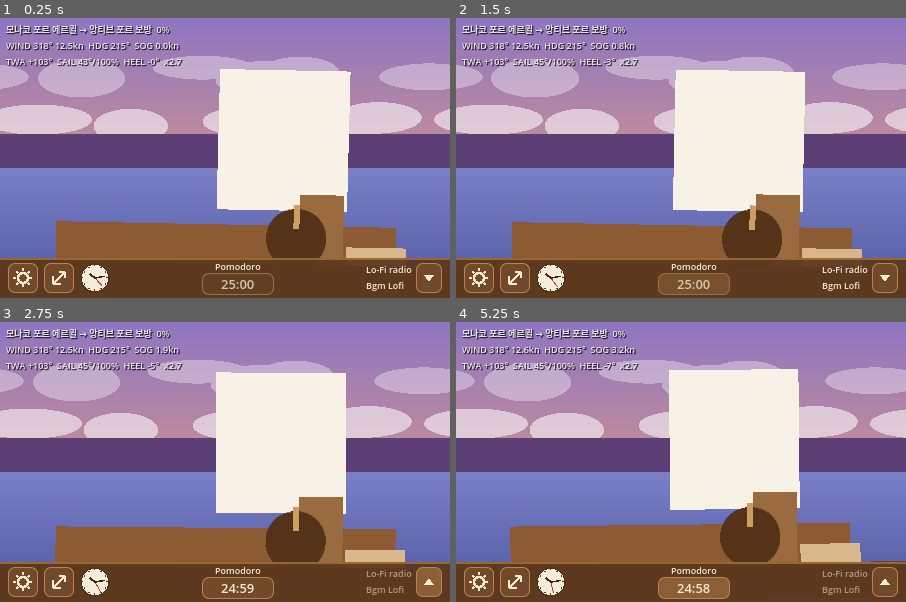
Above: before the commit, frames 1-4 (two rows, left to right).
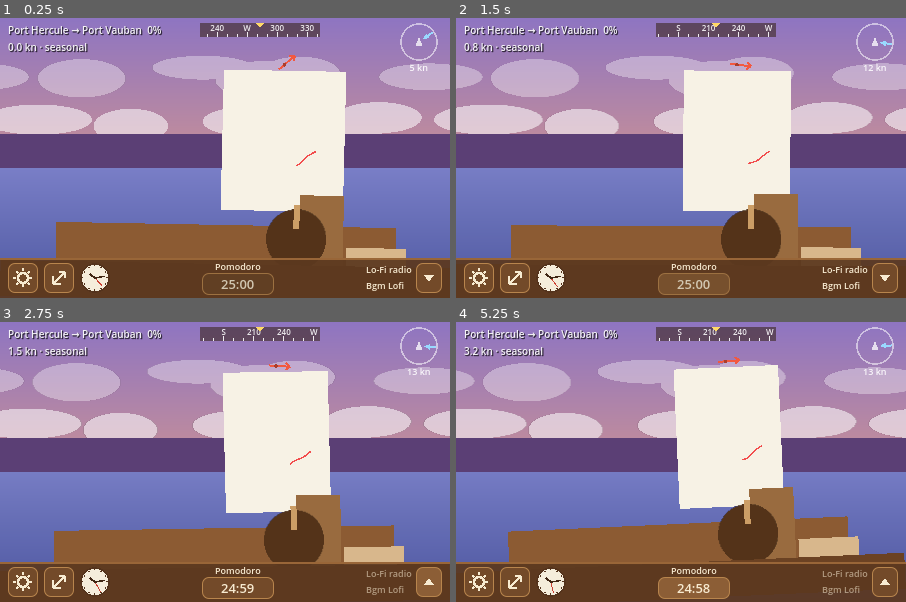
Above: after the commit, the same moments.

Repository: sscori-stack/sscori
Game: Godot game, scene res://scenes/main.tscn
The game is run twice, just before and just after one commit, with the same random seed, the same clock (stepped at 60 frames per second) and the same inputs.
Inputs (mouse positions are in pixels of both pictures, inside the frame that each line leads up to):
- Up to frame 1 (0.25 s): no input
- Up to frame 2 (1.5 s): click (514, 278) at 0.5 s; click "25:00" at 1.25 s
- Up to frame 3 (2.75 s): click (427, 582) at 2 s
- Up to frame 4 (5.25 s): click "24:59" at 2.75 s; click (514, 582) at 3.5 s; click "24:59" at 4.25 s; click "24:58" at 5 s

The runs differ from the first frame. In frame 1, 5.3% of the frame differs, in the area x 1-98%, y 1-83%; in frame 2, 7.2%; in frame 3, 8.0%; in frame 4, 9.5%, in the area x 1-100%, y 1-86%.

Commit message:
sailing-companion: 9단계 - 바람 시각화(돛·윈덱스·텔테일·힐·바다·구름) + 상단 HUD(항해 라벨·나침반 띠·풍향풍속)
- Sail: 돛 각도→폭, 펼침→높이·폭, 붐 방향(바람 반대쪽)으로 좌우 반전, 트림 불량·거스트 시 펄럭임
- Windex(마스트 상단 화살표), Telltale(리본 Line2D) 이 겉보기 바람을 따라감
- Boat: 시뮬레이션 힐을 화면 회전에 반영, 풍속에 따라 상하 진폭 증가
- 구름 속도·방향, 바다 색조가 바람에 반응. 파도 소리도 풍속/거스트에 따라 커짐
- 휠은 드래그 중이 아니면 시뮬레이션 타각을 따라 돌고, 배경 패럴랙스도 타각을 따름
- HUD: 항해 라벨(출발→도착·진행률·속도·바람 출처), 나침반 띠, 풍향/풍속 위젯(거스트 맥동). 디버그 라벨은 기본 숨김

Co-Authored-By: Claude Fable 5.1 <noreply@anthropic.com>
Claude-Session: https://claude.ai/code/session_01JyYEMB3CxvucBmerwAjVBW

Diff:
--- a/sailing-companion/scenes/main.tscn
+++ b/sailing-companion/scenes/main.tscn
@@ -15,6 +15,11 @@
 [ext_resource type="Script" path="res://scripts/ui/pomodoro.gd" id="13_pomodoro"]
 [ext_resource type="Script" path="res://scripts/ui/music_widget.gd" id="14_music"]
 [ext_resource type="PackedScene" path="res://scenes/ui/settings_popup.tscn" id="15_popup"]
+[ext_resource type="Script" path="res://scripts/boat/windex.gd" id="16_windex"]
+[ext_resource type="Script" path="res://scripts/boat/telltale.gd" id="17_telltale"]
+[ext_resource type="Script" path="res://scripts/ui/compass_strip.gd" id="18_compass"]
+[ext_resource type="Script" path="res://scripts/ui/wind_widget.gd" id="19_wind"]
+[ext_resource type="Script" path="res://scripts/ui/voyage_label.gd" id="20_voyage"]
 
 [sub_resource type="StyleBoxFlat" id="StyleBoxFlat_bar"]
 content_margin_left = 8.0
@@ -91,6 +96,14 @@
 placeholder_color = Color(0.97, 0.95, 0.9, 1)
 pivot_normalized = Vector2(0.5, 1)
 
+[node name="Windex" type="Node2D" parent="Boat"]
+position = Vector2(55, -236)
+script = ExtResource("16_windex")
+
+[node name="Telltale" type="Line2D" parent="Boat"]
+position = Vector2(88, -150)
+script = ExtResource("17_telltale")
+
 [node name="Deck" type="Sprite2D" parent="Boat"]
 position = Vector2(0, -5)
 script = ExtResource("2_placeholder")
@@ -158,6 +171,40 @@
 theme_override_constants/shadow_offset_x = 1
 theme_override_constants/shadow_offset_y = 1
 theme_override_font_sizes/font_size = 9
+
+[node name="Hud" type="Control" parent="UI"]
+anchors_preset = 15
+anchor_right = 1.0
+anchor_bottom = 1.0
+mouse_filter = 2
+
+[node name="VoyageLabel" type="Label" parent="UI/Hud"]
+offset_left = 8.0
+offset_top = 5.0
+offset_right = 200.0
+offset_bottom = 32.0
+theme_override_colors/font_color = Color(1, 1, 1, 0.92)
+theme_override_colors/font_shadow_color = Color(0, 0, 0, 0.55)
+theme_override_constants/shadow_offset_x = 1
+theme_override_constants/shadow_offset_y = 1
+theme_override_font_sizes/font_size = 10
+text = "Monaco → Antibes  0%
+0.0 kn"
+script = ExtResource("20_voyage")
+
+[node name="CompassStrip" type="Control" parent="UI/Hud"]
+offset_left = 200.0
+offset_top = 5.0
+offset_right = 320.0
+offset_bottom = 19.0
+script = ExtResource("18_compass")
+
+[node name="WindWidget" type="Control" parent="UI/Hud"]
+offset_left = 396.0
+offset_top = 5.0
+offset_right = 442.0
+offset_bottom = 55.0
+script = ExtResource("19_wind")
 
 [node name="UIBar" type="PanelContainer" parent="UI"]
 anchors_preset = 12
--- a/sailing-companion/scripts/autoload/audio_manager.gd
+++ b/sailing-companion/scripts/autoload/audio_manager.gd
@@ -20,6 +20,8 @@
 
 var _waves_mod_target: float = 0.0
 var _waves_mod: float = 0.0
+var _wind_db_target: float = 0.0
+var _wind_db: float = 0.0
 
 
 func _ready() -> void:
@@ -41,7 +43,8 @@
 	if waves.stream == null:
 		return
 	_waves_mod = lerpf(_waves_mod, _waves_mod_target, minf(1.0, delta * WAVES_MOD_SMOOTH))
-	waves.volume_db = _linear_db(Settings.ambient_volume) + _waves_mod
+	_wind_db = lerpf(_wind_db, _wind_db_target, minf(1.0, delta * 0.5))
+	waves.volume_db = _linear_db(Settings.ambient_volume) + _waves_mod + _wind_db
 
 
 # ---------------------------------------------------------------- 외부 API
@@ -49,6 +52,12 @@
 ## Main 이 매 프레임 Boat 의 상하 위상(-1~1)을 넘긴다.
 func set_wave_phase(normalized: float) -> void:
 	_waves_mod_target = clampf(normalized, -1.0, 1.0) * WAVES_MOD_DB
+
+
+## 풍속(노트)·거스트 세기(0~1)에 따라 파도 소리를 최대 +3dB/+2dB 키운다.
+func set_wind(speed_kn: float, gust_intensity: float) -> void:
+	var norm := clampf((speed_kn - 5.0) / 20.0, 0.0, 1.0)
+	_wind_db_target = norm * 3.0 + clampf(gust_intensity, 0.0, 1.0) * 2.0
 
 
 func set_ambient_volume(linear: float) -> void:
--- a/sailing-companion/scripts/boat/boat.gd
+++ b/sailing-companion/scripts/boat/boat.gd
@@ -19,8 +19,16 @@
 @export var pitch_amplitude: float = 0.004
 @export var pitch_period: float = 8.5
 
+@export_group("Wind/Heel")
+## 시뮬레이션 힐(도)을 화면 회전(도)으로 바꾸는 배율.
+@export var heel_visual_scale: float = 0.3
+## 풍속 25kn 일 때 상하 진폭 배율(5kn 일 때 1.0 에서 선형).
+@export var wind_bob_multiplier: float = 1.8
+
 ## 현재 상하 위상(-1 ~ 1). Sea, AudioManager 가 읽는다.
 var bob_normalized: float = 0.0
+## 현재 화면 힐(도), 부드럽게 따라감.
+var heel_visual: float = 0.0
 
 var _base_position: Vector2
 var _t: float = 0.0
@@ -33,14 +41,21 @@
 
 func _process(delta: float) -> void:
 	_t += delta
+	var wind_norm := 0.0
+	if Voyage.wind != null:
+		wind_norm = clampf((Voyage.wind.speed - 5.0) / 20.0, 0.0, 1.0)
+	var bob_mul := lerpf(1.0, wind_bob_multiplier, wind_norm)
 	var bob_main := sin(TAU * _t / bob_period)
 	var bob_sub := sin(TAU * _t / bob_period_2 + 1.3)
-	var bob_px := bob_main * bob_amplitude + bob_sub * bob_amplitude_2
+	var bob_px := (bob_main * bob_amplitude + bob_sub * bob_amplitude_2) * bob_mul
 	bob_normalized = clampf(bob_px / maxf(bob_amplitude + bob_amplitude_2, 0.001), -1.0, 1.0)
 
 	var roll_deg := sin(TAU * _t / roll_period + 0.7) * roll_amplitude_deg \
 		+ sin(TAU * _t / roll_period_2 + 2.1) * roll_amplitude_2_deg
 
+	if Voyage.sim != null:
+		heel_visual = lerpf(heel_visual, Voyage.sim.heel * heel_visual_scale, minf(1.0, delta * 1.5))
+
 	position = _base_position + Vector2(0.0, bob_px)
-	rotation = deg_to_rad(roll_deg)
+	rotation = deg_to_rad(roll_deg + heel_visual)
 	scale = Vector2(1.0, 1.0 + sin(TAU * _t / pitch_period + 0.4) * pitch_amplitude)
--- a/sailing-companion/scripts/boat/sail.gd
+++ b/sailing-companion/scripts/boat/sail.gd
@@ -1,12 +1,22 @@
 extends PlaceholderSprite
-## 돛. 바람에 아주 미세하게 펄럭이는 느낌(skew + scale.x 미세 변동).
+## 돛. 시뮬레이션의 돛 각도·펼침·트림 효율·거스트를 형상으로 표현한다.
+## - 붐이 있는 쪽(바람 반대쪽)으로 scale.x 부호가 바뀐다(태킹 때 마스트를 지나 넘어감)
+## - 시트를 당기면(각도 작음) 폭이 좁아지고, 풀면 넓어진다
+## - 펼침(furl)이 줄면 높이·폭이 줄어든다
+## - 트림이 나쁘거나 거스트면 펄럭임(skew)이 커진다
 
 @export var flutter_skew_deg: float = 0.6
 @export var flutter_period: float = 3.7
 @export var flutter_scale_x: float = 0.004
+## 형상 전환 속도(초당 비율).
+@export var shape_lerp_speed: float = 1.5
 
 var _base_scale: Vector2
 var _t: float = 0.0
+var _vis_side: float = -1.0
+var _vis_width: float = 1.0
+var _vis_furl: float = 1.0
+var _vis_luff: float = 0.0
 
 
 func _ready() -> void:
@@ -16,7 +26,22 @@
 
 func _process(delta: float) -> void:
 	_t += delta
+	var k := minf(1.0, delta * shape_lerp_speed)
+	var sim: SailingSim = Voyage.sim
+	if sim != null:
+		var twa := sim.true_wind_angle()
+		var side_target := -1.0 if twa > 0.0 else 1.0
+		_vis_side = lerpf(_vis_side, side_target, k)
+		_vis_width = lerpf(_vis_width, 0.35 + 0.65 * sin(deg_to_rad(clampf(sim.sail_angle, 0.0, 90.0))), k)
+		_vis_furl = lerpf(_vis_furl, sim.sail_furl, k)
+		var eff := SailingSim.trim_efficiency(absf(twa), sim.sail_angle)
+		var luff_target := (1.0 - eff) * 1.5 + Voyage.wind.gust_intensity * 0.8
+		_vis_luff = lerpf(_vis_luff, luff_target, minf(1.0, delta * 3.0))
+
 	var a := sin(TAU * _t / flutter_period)
 	var b := sin(TAU * _t / (flutter_period * 0.53) + 0.9)
-	skew = deg_to_rad(flutter_skew_deg) * (a * 0.7 + b * 0.3)
-	scale = _base_scale * Vector2(1.0 + flutter_scale_x * b, 1.0)
+	var fast := sin(TAU * _t / 0.45) * _vis_luff   # 펄럭임: 빠른 떨림
+	skew = deg_to_rad(flutter_skew_deg) * (a * 0.7 + b * 0.3) * (1.0 + 3.0 * _vis_luff) + deg_to_rad(1.2) * fast
+	var width := _vis_width * (0.6 + 0.4 * _vis_furl) * (1.0 + flutter_scale_x * b)
+	var height := 0.55 + 0.45 * _vis_furl
+	scale = _base_scale * Vector2(_vis_side * width, height)
--- /dev/null
+++ b/sailing-companion/scripts/boat/telltale.gd
@@ -0,0 +1,43 @@
+extends Line2D
+## 슈라우드에 매단 리본(텔테일). 겉보기 바람 방향으로 흐르며 세기에 따라 펄럭인다.
+
+@export var segments: int = 6
+@export var segment_length: float = 4.0
+@export var color: Color = Color(0.95, 0.3, 0.3)
+
+var _t: float = 0.0
+
+
+func _ready() -> void:
+	width = 1.5
+	default_color = color
+	joint_mode = Line2D.LINE_JOINT_ROUND
+	end_cap_mode = Line2D.LINE_CAP_ROUND
+	_rebuild(0.0, 0.0, 0.0)
+
+
+func _process(delta: float) -> void:
+	_t += delta
+	var sim: SailingSim = Voyage.sim
+	if sim == null:
+		return
+	var aw: Array = sim.apparent_wind()
+	var awa: float = deg_to_rad(aw[0])
+	var strength: float = clampf(aw[1] / 20.0, 0.15, 1.0)
+	_rebuild(awa, strength, Voyage.wind.gust_intensity)
+
+
+func _rebuild(awa: float, strength: float, gust: float) -> void:
+	# 바람이 우현(양수)에서 오면 리본은 좌현(-x)으로 흐른다. 앞/뒤에서 오면 아래로 처진다.
+	var lateral := -sin(awa)
+	var dir := Vector2(lateral * strength, 0.25 + (1.0 - absf(lateral)) * 0.5 + (1.0 - strength) * 0.4).normalized()
+	var perp := Vector2(-dir.y, dir.x)
+	var pts := PackedVector2Array()
+	var p := Vector2.ZERO
+	pts.append(p)
+	for i in segments:
+		var phase := _t * (5.0 + 6.0 * strength + 4.0 * gust) - i * 0.9
+		var amp := (0.6 + 2.0 * strength + 1.5 * gust) * (float(i + 1) / segments)
+		p += dir * segment_length
+		pts.append(p + perp * sin(phase) * amp)
+	points = pts
--- a/sailing-companion/scripts/boat/wheel.gd
+++ b/sailing-companion/scripts/boat/wheel.gd
@@ -12,6 +12,8 @@
 @export var hit_radius: float = 32.0
 
 var is_dragging: bool = false
+## 드래그 중이 아닐 때 휠이 따라갈 목표 각(라디안). 선장/오토파일럿의 타각을 Main 이 넣어준다.
+var external_target: float = 0.0
 
 var _angle: float = 0.0
 var _last_mouse_angle: float = 0.0
@@ -54,11 +56,11 @@
 
 
 func _process(delta: float) -> void:
-	if not is_dragging and _angle != 0.0:
-		# return_time 안에 사실상 0 에 수렴하는 지수 감쇠 lerp
-		_angle = lerpf(_angle, 0.0, minf(1.0, delta * 4.0 / maxf(return_time, 0.01)))
-		if absf(_angle) < 0.0005:
-			_angle = 0.0
+	if not is_dragging and _angle != external_target:
+		# return_time 안에 사실상 목표에 수렴하는 지수 감쇠 lerp
+		_angle = lerpf(_angle, external_target, minf(1.0, delta * 4.0 / maxf(return_time, 0.01)))
+		if absf(_angle - external_target) < 0.0005:
+			_angle = external_target
 	rotation = _angle
 	var heading := _angle / deg_to_rad(max_angle_deg)
 	if heading != _last_emitted:
--- /dev/null
+++ b/sailing-companion/scripts/boat/windex.gd
@@ -0,0 +1,42 @@
+extends Node2D
+## 마스트 꼭대기 풍향 화살표(윈덱스). 겉보기 풍향(AWA)을 가리킨다: 화살촉이 바람이 불어오는 쪽.
+## windex.png 가 있으면 스프라이트(위쪽이 화살촉), 없으면 _draw 로 그린다.
+
+@export var texture_path: String = "res://assets/art/windex.png"
+@export var art_scale: float = 0.5
+@export var length: float = 14.0
+@export var color: Color = Color(0.95, 0.35, 0.25)
+@export var turn_speed: float = 2.5
+
+var _sprite: Sprite2D
+var _angle: float = 0.0
+
+
+func _ready() -> void:
+	if texture_path != "" and ResourceLoader.exists(texture_path, "Texture2D"):
+		_sprite = Sprite2D.new()
+		_sprite.texture = load(texture_path)
+		_sprite.scale = Vector2.ONE * art_scale
+		add_child(_sprite)
+
+
+func _process(delta: float) -> void:
+	var sim: SailingSim = Voyage.sim
+	if sim == null:
+		return
+	var awa: float = sim.apparent_wind()[0]
+	_angle = lerp_angle(_angle, deg_to_rad(awa), minf(1.0, delta * turn_speed))
+	rotation = _angle
+	if _sprite == null:
+		queue_redraw()
+
+
+func _draw() -> void:
+	if _sprite != null:
+		return
+	# 위(-y) = 뱃머리. 회전은 AWA 만큼: 양수(우현)면 시계방향.
+	var tip := Vector2(0, -length)
+	draw_line(Vector2(0, length * 0.5), tip, color, 2.0)
+	draw_line(tip, tip + Vector2(-3.5, 4.5), color, 2.0)
+	draw_line(tip, tip + Vector2(3.5, 4.5), color, 2.0)
+	draw_circle(Vector2.ZERO, 1.8, color.darkened(0.3))
--- a/sailing-companion/scripts/layers/scroll_layer.gd
+++ b/sailing-companion/scripts/layers/scroll_layer.gd
@@ -10,6 +10,7 @@
 @export var extra_width: float = 20.0
 
 var _scroll: float = 0.0
+var _wind_factor: float = 1.0
 var _base_position: Vector2
 var _tex_width: float = 1.0
 
@@ -29,7 +30,12 @@
 
 
 func _process(delta: float) -> void:
-	_scroll = fmod(_scroll + scroll_speed * delta / scale.x, _tex_width)
+	# 풍속에 비례해 빨라지고, 바람이 우현(TWA>0)에서 오면 왼쪽으로(양수), 좌현이면 오른쪽으로 흐른다.
+	if Voyage.sim != null:
+		var lateral := sin(deg_to_rad(Voyage.sim.true_wind_angle()))
+		var target := (0.4 + 0.06 * Voyage.wind.speed) * clampf(lateral * 2.0, -1.0, 1.0)
+		_wind_factor = lerpf(_wind_factor, target, minf(1.0, delta * 0.2))
+	_scroll = fposmod(_scroll + scroll_speed * _wind_factor * delta / scale.x, _tex_width)
 	region_rect.position.x = _scroll
 	var heading := SailingMain.instance.heading if SailingMain.instance else 0.0
 	position.x = _base_position.x - parallax_px - extra_width * 0.5 - heading * parallax_px
--- a/sailing-companion/scripts/layers/sea.gd
+++ b/sailing-companion/scripts/layers/sea.gd
@@ -7,6 +7,9 @@
 @export var counter_amplitude: float = 1.5
 ## heading = ±1 일 때 좌우 최대 픽셀.
 @export var parallax_px: float = 60.0
+
+## 강풍일 때 섞을 색(채도 낮고 살짝 어두운 바다).
+@export var strong_wind_tint: Color = Color(0.8, 0.84, 0.92)
 
 var _base_position: Vector2
 
@@ -22,3 +25,6 @@
 		bob = boat.bob_normalized
 	var heading := SailingMain.instance.heading if SailingMain.instance else 0.0
 	position = _base_position + Vector2(-heading * parallax_px, -bob * counter_amplitude)
+	if Voyage.wind != null:
+		var wind_norm := clampf((Voyage.wind.speed - 5.0) / 20.0, 0.0, 1.0)
+		modulate = modulate.lerp(Color.WHITE.lerp(strong_wind_tint, wind_norm * 0.6), minf(1.0, _delta * 0.5))
--- a/sailing-companion/scripts/main.gd
+++ b/sailing-companion/scripts/main.gd
@@ -8,8 +8,8 @@
 const FPS_ACTIVE := 30
 const FPS_IDLE := 15
 const AUTOPILOT_IDLE_SECONDS := 20.0
-## 오토파일럿 중 heading 이 0 으로 되돌아가는 속도(초당 비율).
-const AUTOPILOT_RETURN_RATE := 0.15
+## 시뮬레이션 타각(-1~1)을 휠 회전각(도)으로 바꾸는 배율.
+const WHEEL_DEG_PER_RUDDER := 60.0
 
 ## 다른 노드가 참조할 수 있는 단일 인스턴스 (씬은 하나뿐이다).
 static var instance: SailingMain
@@ -22,13 +22,14 @@
 var idle_seconds: float = 0.0
 ## 입력 없이 AUTOPILOT_IDLE_SECONDS 이상 지나면 true.
 var autopilot_active: bool = false
-## 항해 상태 디버그 라벨 표시 여부(9단계에서 정식 위젯으로 대체 예정).
-@export var show_voyage_debug: bool = true
+## 항해 상태 디버그 라벨 표시 여부(HUD 위젯이 대체했으므로 기본 꺼짐).
+@export var show_voyage_debug: bool = false
 
 var _debug_label: Label
 var _debug_timer: float = 0.0
 
 var _boat: Boat
+var _wheels: Array = []
 var _wheel_heading: float = 0.0
 var _wheel_dragging: bool = false
 
@@ -44,7 +45,8 @@
 	_setup_window()
 	_update_fps()
 	_boat = get_tree().get_first_node_in_group("boat") as Boat
-	for wheel in get_tree().get_nodes_in_group("wheel"):
+	_wheels = get_tree().get_nodes_in_group("wheel")
+	for wheel in _wheels:
 		wheel.heading_changed.connect(_on_wheel_heading_changed.bind(wheel))
 
 
@@ -122,11 +124,17 @@
 	time_elapsed += delta
 	idle_seconds += delta
 	autopilot_active = idle_seconds >= AUTOPILOT_IDLE_SECONDS
-	if autopilot_active and not _wheel_dragging:
-		# 휠은 이미 스스로 복귀하지만, 오토파일럿은 등대 방향(0)을 아주 천천히 유지한다.
-		heading = lerpf(heading, 0.0, minf(1.0, delta * AUTOPILOT_RETURN_RATE))
-	else:
+	var sim: SailingSim = Voyage.sim
+	if _wheel_dragging:
 		heading = _wheel_heading
+	elif sim != null:
+		# 배경 패럴랙스는 실제 타각을 따라간다(선장이 휠을 돌리면 화면도 돈다).
+		heading = lerpf(heading, clampf(sim.rudder, -1.0, 1.0) * 0.8, minf(1.0, delta * 2.0))
+	if sim != null:
+		var wheel_target := deg_to_rad(sim.rudder * WHEEL_DEG_PER_RUDDER)
+		for wheel in _wheels:
+			wheel.external_target = wheel_target
+		AudioManager.set_wind(Voyage.wind.speed, Voyage.wind.gust_intensity)
 	if _boat != null:
 		AudioManager.set_wave_phase(_boat.bob_normalized)
 	_update_debug_label(delta)
--- /dev/null
+++ b/sailing-companion/scripts/ui/compass_strip.gd
@@ -0,0 +1,60 @@
+extends Control
+## 상단 나침반 띠. 현재 방위(COG)를 중앙에, 10° 눈금과 30° 라벨을 좌우로 보여준다.
+
+@export var degrees_visible: float = 120.0
+@export var text_color: Color = Color(1, 1, 1, 0.9)
+@export var bg_color: Color = Color(0.2, 0.12, 0.06, 0.55)
+
+var _heading: float = 0.0
+var _shown: float = -1.0
+
+
+func _ready() -> void:
+	mouse_filter = Control.MOUSE_FILTER_IGNORE
+
+
+func _process(delta: float) -> void:
+	var sim: SailingSim = Voyage.sim
+	if sim == null:
+		return
+	_heading = _lerp_angle_deg(_heading, sim.heading, minf(1.0, delta * 3.0))
+	if absf(wrapf(_heading - _shown, -180.0, 180.0)) > 0.2:
+		_shown = _heading
+		queue_redraw()
+
+
+func _draw() -> void:
+	var w := size.x
+	var h := size.y
+	draw_rect(Rect2(0, 0, w, h), bg_color)
+	var font := get_theme_default_font()
+	var px_per_deg := w / degrees_visible
+	var start := _heading - degrees_visible * 0.5
+	var first := int(floor(start / 10.0)) * 10
+	for d in range(first, first + int(degrees_visible) + 20, 10):
+		var x := (d - start) * px_per_deg
+		if x < 0.0 or x > w:
+			continue
+		var deg := wrapi(d, 0, 360)
+		var major := deg % 30 == 0
+		draw_line(Vector2(x, h), Vector2(x, h - (5.0 if major else 2.5)), text_color, 1.0)
+		if major:
+			var label := _label_for(deg)
+			var size_px := font.get_string_size(label, HORIZONTAL_ALIGNMENT_CENTER, -1, 8)
+			draw_string(font, Vector2(x - size_px.x * 0.5, h - 6.0), label, HORIZONTAL_ALIGNMENT_LEFT, -1, 8, text_color)
+	# 중앙 마커
+	var cx := w * 0.5
+	draw_colored_polygon(PackedVector2Array([Vector2(cx - 4, 0), Vector2(cx + 4, 0), Vector2(cx, 5)]), Color(1.0, 0.85, 0.4))
+
+
+static func _label_for(deg: int) -> String:
+	match deg:
+		0: return "N"
+		90: return "E"
+		180: return "S"
+		270: return "W"
+	return str(deg)
+
+
+static func _lerp_angle_deg(from: float, to: float, weight: float) -> float:
+	return wrapf(from + wrapf(to - from, -180.0, 180.0) * weight, 0.0, 360.0)
--- /dev/null
+++ b/sailing-companion/scripts/ui/voyage_label.gd
@@ -0,0 +1,40 @@
+extends Label
+## 항해 요약: "출발 → 도착 · 진행률" / "속도 · 바람 출처". 정박 중엔 남은 시간.
+
+var _timer: float = 0.0
+
+
+func _ready() -> void:
+	mouse_filter = Control.MOUSE_FILTER_IGNORE
+	_refresh()
+
+
+func _process(delta: float) -> void:
+	_timer -= delta
+	if _timer <= 0.0:
+		_timer = 1.0
+		_refresh()
+
+
+func _refresh() -> void:
+	var sim: SailingSim = Voyage.sim
+	if sim == null:
+		return
+	var ko := UiTheme.korean_font_available
+	var a: Dictionary = Marinas.get_marina(sim.start_id)
+	var b: Dictionary = Marinas.get_marina(sim.end_id)
+	var name_a: String = a.get("name_ko" if ko else "name", sim.start_id)
+	var name_b: String = b.get("name_ko" if ko else "name", sim.end_id)
+	if not ko:
+		name_a = name_a.get_slice(",", 0)
+		name_b = name_b.get_slice(",", 0)
+	var line1: String
+	var line2: String
+	if Voyage.moored:
+		line1 = ("%s 정박 중" if ko else "Moored at %s") % name_b
+		line2 = ("다음 출항까지 %d분" if ko else "Departing in %d min") % maxi(1, int(ceil(Voyage.dwell_remaining / 60.0)))
+	else:
+		line1 = "%s → %s  %d%%" % [name_a, name_b, int(sim.progress() * 100.0)]
+		var src := "live" if Voyage.wind.source == "api" else ("계절풍" if ko else "seasonal")
+		line2 = "%.1f kn · %s%s" % [sim.speed_kn, src, ("  태킹" if ko else "  tacking") if sim.tacking else ""]
+	text = line1 + "\n" + line2
--- /dev/null
+++ b/sailing-companion/scripts/ui/wind_widget.gd
@@ -0,0 +1,50 @@
+extends Control
+## 풍향·풍속 위젯. 배를 위쪽으로 두고 겉보기 풍향 화살표(바람이 불어오는 쪽에서 중심으로)를 그리고,
+## 아래에 진풍속(노트)을 쓴다. 거스트 중엔 테두리가 따뜻한 색으로 맥동한다.
+
+@export var text_color: Color = Color(1, 1, 1, 0.9)
+@export var ring_color: Color = Color(1, 1, 1, 0.55)
+@export var gust_color: Color = Color(1.0, 0.75, 0.35)
+@export var arrow_color: Color = Color(0.6, 0.85, 1.0)
+
+var _awa: float = 0.0
+var _speed: float = 0.0
+var _gust: float = 0.0
+var _t: float = 0.0
+
+
+func _ready() -> void:
+	mouse_filter = Control.MOUSE_FILTER_IGNORE
+
+
+func _process(delta: float) -> void:
+	_t += delta
+	var sim: SailingSim = Voyage.sim
+	if sim == null:
+		return
+	var aw: Array = sim.apparent_wind()
+	_awa = lerp_angle(_awa, deg_to_rad(aw[0]), minf(1.0, delta * 3.0))
+	_speed = lerpf(_speed, Voyage.wind.speed, minf(1.0, delta * 2.0))
+	_gust = Voyage.wind.gust_intensity
+	queue_redraw()
+
+
+func _draw() -> void:
+	var r := minf(size.x, size.y - 12.0) * 0.5 - 1.0
+	var c := Vector2(size.x * 0.5, r + 1.0)
+	var ring := ring_color.lerp(gust_color, _gust * (0.6 + 0.4 * sin(_t * 6.0)))
+	draw_arc(c, r, 0.0, TAU, 40, ring, 1.5)
+	# 배(위쪽을 향한 작은 삼각형)
+	draw_colored_polygon(PackedVector2Array([c + Vector2(0, -5), c + Vector2(-3.5, 4), c + Vector2(3.5, 4)]), Color(1, 1, 1, 0.75))
+	# 바람 화살표: 림의 AWA 지점에서 중심 쪽으로
+	var from := c + Vector2.from_angle(_awa - PI * 0.5) * (r - 1.0)
+	var to := c + Vector2.from_angle(_awa - PI * 0.5) * 7.0
+	draw_line(from, to, arrow_color, 2.0)
+	var d := (to - from).normalized()
+	var n := Vector2(-d.y, d.x)
+	draw_colored_polygon(PackedVector2Array([to + d * 2.0, to - d * 4.0 + n * 3.0, to - d * 4.0 - n * 3.0]), arrow_color)
+	# 풍속
+	var font := get_theme_default_font()
+	var label := "%d kn" % int(round(_speed))
+	var sz := font.get_string_size(label, HORIZONTAL_ALIGNMENT_CENTER, -1, 9)
+	draw_string(font, Vector2(size.x * 0.5 - sz.x * 0.5, size.y - 2.0), label, HORIZONTAL_ALIGNMENT_LEFT, -1, 9, text_color.lerp(gust_color, _gust))
--- a/sailing-companion/tests/smoke_test.gd
+++ b/sailing-companion/tests/smoke_test.gd
@@ -92,7 +92,13 @@
 		var voyage := get_node("/root/Voyage")
 		_check("Voyage sim running", voyage.sim != null and voyage.sim.sim_time_hours > 0.0)
 		_check("Voyage progress > 0", voyage.sim.progress() > 0.0)
-		_check("Debug label shows leg", "→" in _main.get_node("UI/DebugLabel").text)
+		_check("Voyage label shows leg", "→" in _main.get_node("UI/Hud/VoyageLabel").text)
+		_check("Windex exists and rotates finitely", is_finite(_main.get_node("Boat/Windex").rotation))
+		_check("Telltale has points", _main.get_node("Boat/Telltale").points.size() >= 3)
+		_check("Wheel follows rudder target", is_finite(_main.get_node("Boat/Wheel").external_target))
+		var sail := _main.get_node("Boat/Sail")
+		_check("Sail scale finite and nonzero", is_finite(sail.scale.x) and sail.scale.x != 0.0 and sail.scale.y > 0.0)
+		print("  sail scale=%s heel_visual=%.2f hud compass size=%s" % [sail.scale, _main.get_node("Boat").heel_visual, _main.get_node("UI/Hud/CompassStrip").size])
 		print("  ", voyage.summary_text().replace("\n", " | "))
 		_check("Autopilot active", _main.autopilot_active)
 		_check("Horizon zooming", _main.get_node("Horizon").scale.x > 1.0)
Not shown: 1 places in sailing-companion/scenes/main.tscn that only renumber resources
